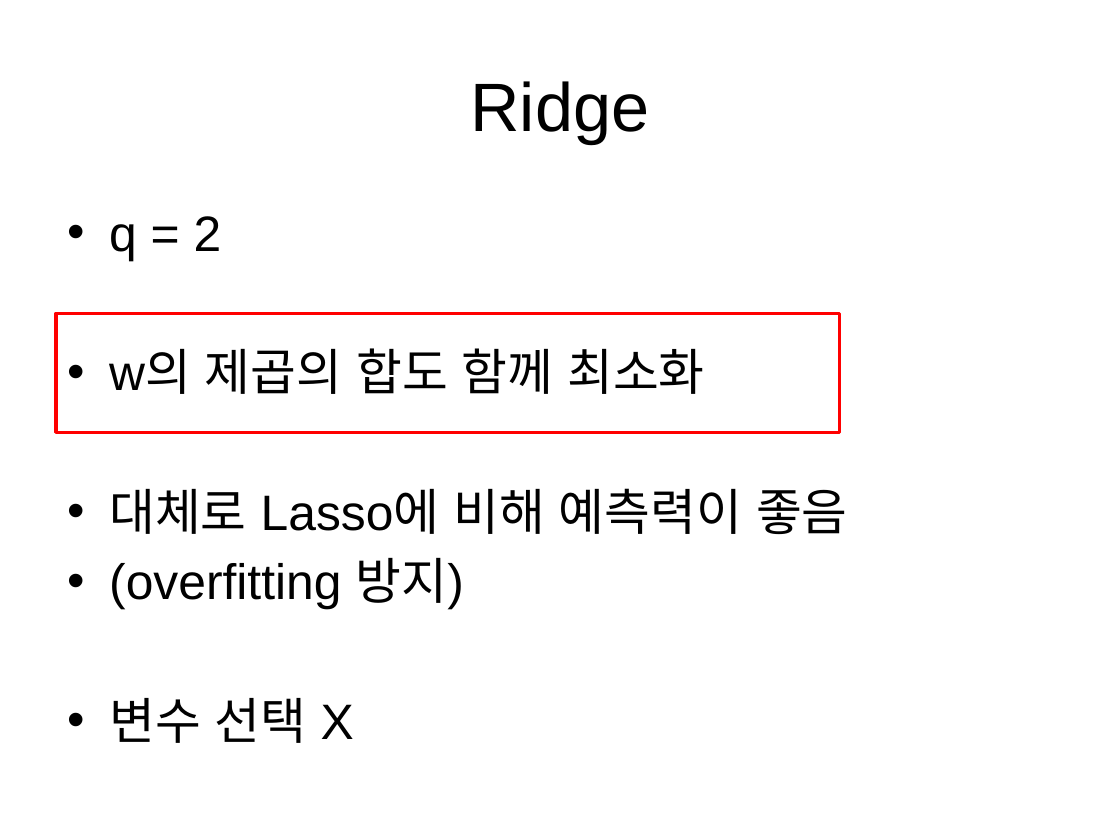
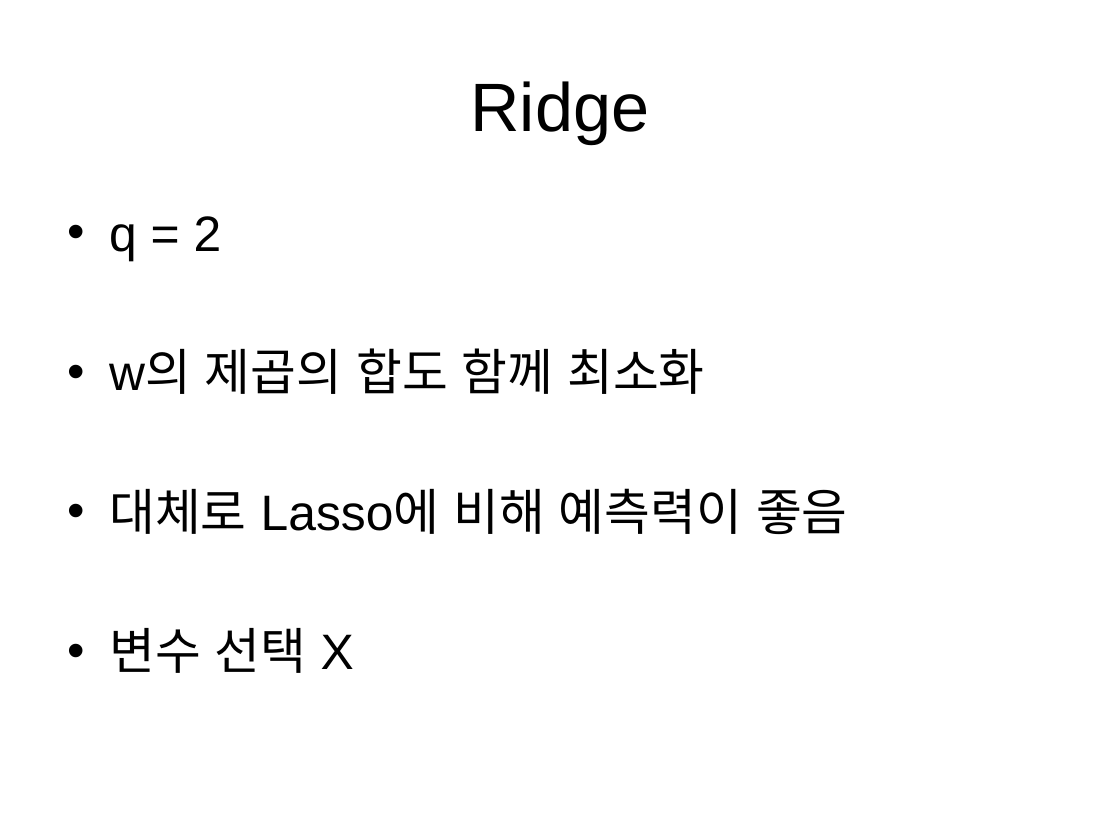
Before and after one commit to woosa7/PythonDataAnalytics, a slide deck: slide 14 of KMU/classfication.pptx. Drawn at 1120x840 pixels with LibreOffice and Linux fonts; fonts in the diff are those of the drawing. Boxes give left, top, right and bottom in pixels: in the first picture for what was removed or moved away, otherwise in the second. Text is boxed around its words. In the diff, an @@ line names an element or a change of style, - is before the commit and + after.

```diff
--- a/KMU/classfication.pptx
+++ b/KMU/classfication.pptx
@@ rectangle removed at <box>56,314,840,432</box> @@
@@ text at <box>109,558,464,610</box>: paragraph removed @@
-• (overfitting 방지)
```
Also in this commit, not shown: 1 other slide changed, 9 other files.
